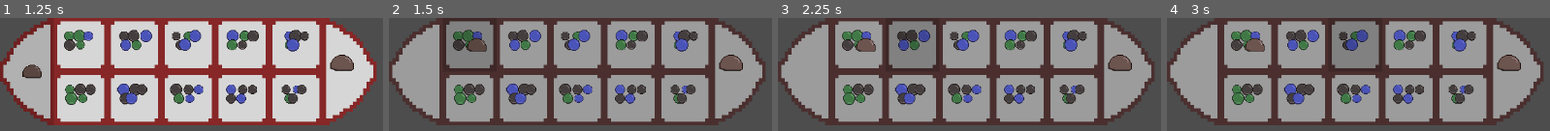
Above: before the commit, frames 1-4 (left to right).
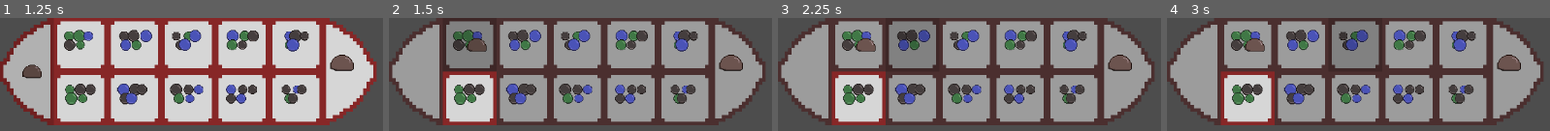
Above: after the commit, the same moments.

Repository: thannicko/QuanCaptureGame
Game: Godot game, scene res://scenes/board.tscn
Two runs of this game, one before a commit and one after it. Both use one fixed random seed, a clock stepped at 60 frames per second and the inputs below.
Inputs (mouse positions are in pixels of both pictures, inside the frame that each line leads up to):
- Up to frame 1 (1.25 s): tap Enter at 0.5 s; move the mouse to (26, 71) at 0.52 s; click (26, 71) at 0.67 s
- Up to frame 2 (1.5 s): tap Space at 1.25 s; move the mouse to (469, 45) at 1.27 s; click (469, 45) at 1.42 s
- Up to frame 3 (2.25 s): tap Enter at 2 s; move the mouse to (912, 45) at 2.02 s; click (912, 45) at 2.17 s
- Up to frame 4 (3 s): tap Space at 2.75 s; move the mouse to (1354, 45) at 2.77 s; click (1354, 45) at 2.92 s

Frame 1 is identical in both runs. In frame 2, 5.8% of the frame differs, in the area x 13-29%, y 47-95%; in frame 3, 5.8%; in frame 4, 5.8%.

Commit message:
Simplify how we handle clockwise and anticlockwise

Diff:
--- a/scripts/board.gd
+++ b/scripts/board.gd
@@ -19,7 +19,17 @@
 	_spawn_big_square(false)
 	_spawn_row(0, false)
 	_spawn_big_square(true)
-	_spawn_row(1, true)
+	_spawn_row(1, true) # Spawn backwards so we have increasing index clockwise
+	_assign_neighbors_to_square()
+
+func _assign_neighbors_to_square() -> void:
+	squares[0].anticlockwise_neighbor = squares.back()
+	squares[0].clockwise_neighbor = squares[1]
+	for i in range(1, NumberOfSquares - 1):
+		squares[i].anticlockwise_neighbor = squares[i - 1]
+		squares[i].clockwise_neighbor = squares[i + 1]
+	squares[NumberOfSquares - 1].anticlockwise_neighbor = squares[NumberOfSquares - 2]
+	squares[NumberOfSquares - 1].clockwise_neighbor = squares[0]
 
 func _spawn_big_square(is_last_square: bool) -> void:
 	var big_square = BigSquareScene.instantiate() as BigSquare
--- a/scripts/boardstatemachine/boardstatemachine.gd
+++ b/scripts/boardstatemachine/boardstatemachine.gd
@@ -2,7 +2,7 @@
 
 @export var board: Board
 
-enum PutRocksDirection { Left, Right }
+enum PutRocksDirection { Clockwise, Anticlockwise }
 
 var selected_square: Square
 var first_dropoff_square: Square
@@ -14,45 +14,19 @@
 const NumberOfStartingRocksBigSquare : int = 1
 const NumberOfStartingRocks : int = 5
 
-func toggle_put_direction() -> void:
-	put_direction = get_toggled_direction(put_direction)
-
-func get_toggled_direction(input: PutRocksDirection) -> PutRocksDirection:
-	if (input == PutRocksDirection.Left):
-		return BoardStateMachine.PutRocksDirection.Right
-	else:
-		return BoardStateMachine.PutRocksDirection.Left
-
-func get_next_square(square: Square, direction: PutRocksDirection) -> Square:
-	if (direction == PutRocksDirection.Left):
-		return get_left_square_from(square)
-	return get_right_square_from(square)
-
-func get_right_square_from(square: Square) -> Square:
-	var index = board.squares.find(square)
-	if (index < board.squares.size() / 2):
-		# First row
-		var next_index =  (index + 1) % board.squares.size()
-		return board.squares[next_index]
-	else:
-		# Second row
-		var next_index = (index - 1) % board.squares.size()
-		return board.squares[next_index]
-
-func get_left_square_from(square: Square) -> Square:
-	var index = board.squares.find(square)
-	if (index < board.squares.size() / 2):
-		# First row
-		var next_index =  (index - 1) % board.squares.size()
-		return board.squares[next_index]
-	else:
-		# Second row
-		var next_index = (index + 1) % board.squares.size()
-		return board.squares[next_index]
+func get_next_square(target: Square) -> Square:
+	var next_square = target.anticlockwise_neighbor
+	if (put_direction == BoardStateMachine.PutRocksDirection.Clockwise):
+		next_square = target.clockwise_neighbor
+	return next_square
 
 func determine_direction(from : Square, to: Square) -> PutRocksDirection:
-	var diff = from.position.x - to.position.x
+	var diff = from.position.x - to.position.x;
+	var is_square_on_second_row = board.squares.find(from) > board.NumberOfPlayerSquares
+	is_square_on_second_row = is_square_on_second_row or board.squares.find(from) == 0
+	if (is_square_on_second_row):
+		diff *= -1; # Second row flips around left/right
 	if (diff > 0):
-		return BoardStateMachine.PutRocksDirection.Left
+		return BoardStateMachine.PutRocksDirection.Anticlockwise
 	else:
-		return BoardStateMachine.PutRocksDirection.Right
+		return BoardStateMachine.PutRocksDirection.Clockwise
--- a/scripts/boardstatemachine/stateboardcheckturnend.gd
+++ b/scripts/boardstatemachine/stateboardcheckturnend.gd
@@ -2,15 +2,13 @@
 
 func entry() -> void:
 	var next_square : Square = statemachine.get_next_square(
-		statemachine.last_dropoff_square, statemachine.put_direction)
+		statemachine.last_dropoff_square)
 	var square_after_next : Square = statemachine.get_next_square(
-		next_square, statemachine.put_direction)
+		next_square)
 	if (next_square.rock_pile.rocks_count() > 0):
 		next_square.rock_pile.pick_up()
 		statemachine.selected_square = next_square
 		statemachine.first_dropoff_square = square_after_next
-		if (statemachine.selected_square is BigSquare):
-			statemachine.toggle_put_direction()
 		statemachine.change_to_state("StateBoardPutRocks")
 	else:
 		if (next_square.is_empty() and not square_after_next.is_empty()):
@@ -18,7 +16,7 @@
 			statemachine.empty_square_to_tap = next_square
 			statemachine.change_to_state("StateBoardEatSquare")
 		else:
-			print("End turn")
+			statemachine.change_to_state("StateBoardPickupRocks")
 
 func exit() -> void:
 	pass
--- a/scripts/boardstatemachine/stateboardeatsquare.gd
+++ b/scripts/boardstatemachine/stateboardeatsquare.gd
@@ -13,7 +13,7 @@
 	statemachine.eaten_square.eat()
 	statemachine.board.square_eaten.emit(statemachine.eaten_square)
 	statemachine.change_to_state("StateBoardPickupRocks")
-	print("Square eatean: ", statemachine.eaten_square)
+	print("Square eaten: ", statemachine.eaten_square)
 
 func exit() -> void:
 	pass
--- a/scripts/boardstatemachine/stateboardpickuprocks.gd
+++ b/scripts/boardstatemachine/stateboardpickuprocks.gd
@@ -26,20 +26,6 @@
 		else:
 			print("Too far away")
 
-func _disable_unreachable_squares() -> void:
-	var reachable_indices: Array[int]  = []
-	var selected_index = statemachine.board.squares.find(statemachine.selected_square)
-	for i in statemachine.selected_square.rock_pile.rocks_count():
-		var indice = 0
-		if (statemachine.put_direction == BoardStateMachine.PutRocksDirection.Left):
-			indice = (selected_index + i + 1) % statemachine.board.squares.size()
-		else:
-			indice = (selected_index - i - 1) % statemachine.board.squares.size()
-		reachable_indices.append(indice)
-	for i in statemachine.board.squares.size():
-		if i not in reachable_indices:
-			statemachine.board.squares[i].disable()
-
 func _determine_selected_direction() -> void:
 	statemachine.put_direction = statemachine.determine_direction(
 		statemachine.selected_square, # from
--- a/scripts/boardstatemachine/stateboardputrocks.gd
+++ b/scripts/boardstatemachine/stateboardputrocks.gd
@@ -14,14 +14,11 @@
 func _disable_unreachable_squares() -> void:
 	_square_path.clear()
 	var starting_square: Square = statemachine.selected_square
-	var temp_direction = statemachine.put_direction
 	for i in statemachine.selected_square.rock_pile.rocks_count():
-		var next_square = statemachine.get_next_square(starting_square, temp_direction)
+		var next_square = statemachine.get_next_square(starting_square)
 		next_square.enable()
 		_square_path.append(next_square)
 		starting_square = next_square
-		if (next_square is BigSquare):
-			temp_direction = statemachine.get_toggled_direction(temp_direction)
 
 	for square in statemachine.board.squares:
 		if square not in _square_path:
@@ -42,9 +39,6 @@
 		_square_path.erase(destination)
 		print("Count: ", statemachine.selected_square.rock_pile.rocks_count(),
 			"Rock dropped, path: ", _square_path)
-	if (destination is BigSquare):
-		statemachine.toggle_put_direction()
-		print("Toggled direction, now is: ", statemachine.put_direction)
 
 func exit() -> void:
 	for square_node in statemachine.board.squares:
--- a/scripts/square.gd
+++ b/scripts/square.gd
@@ -6,8 +6,11 @@
 @onready var rock_pile: RockPile = $"Rockpile"
 @onready var disabled_square: Node2D = $"DisableSquare"
 
+var disabled : bool = false
+var clockwise_neighbor: Square = null
+var anticlockwise_neighbor: Square = null
+
 var _is_mouse_on_square: bool = false
-var disabled : bool = false
 
 func _ready() -> void:
 	area2d.mouse_entered.connect(_on_mouse_entered_square)
